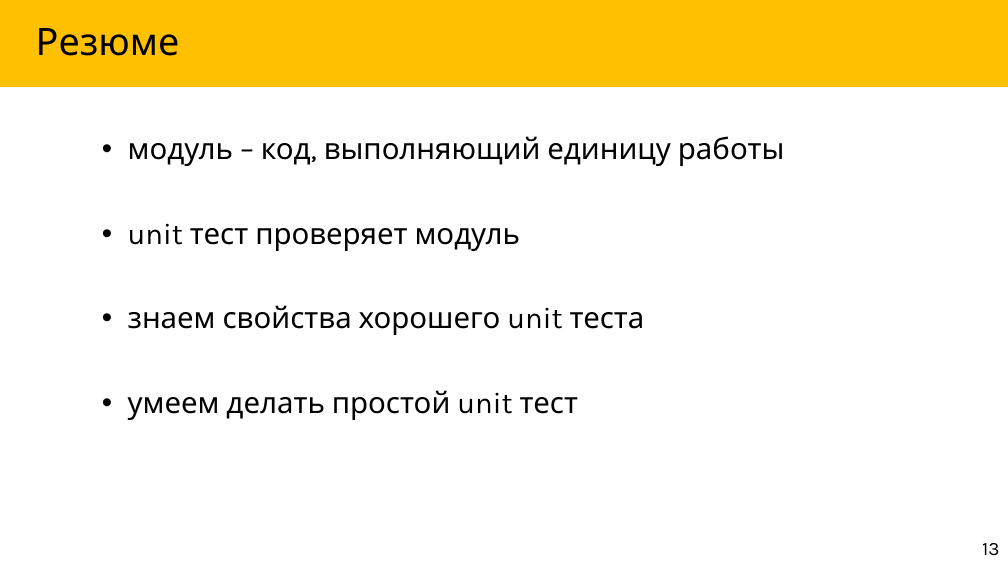
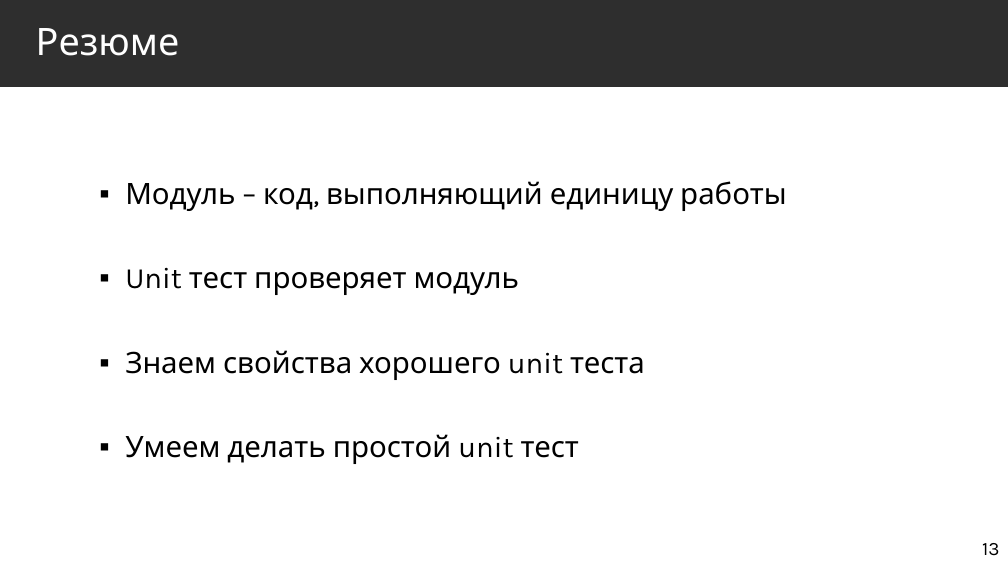
Before and after one commit to Markeli/BugsStrikesBack, a slide deck: slide 13 of docs/Markelow.UnitTests.pptx. Drawn at 1008x567 pixels with LibreOffice and Linux fonts; fonts in the diff are those of the drawing. Boxes give left, top, right and bottom in pixels: in the first picture for what was removed or moved away, otherwise in the second. Text is boxed around its words. In the diff, an @@ line names an element or a change of style, - is before the commit and + after.

Commit message:
Fixed theme and numeration in presentation

```diff
--- a/docs/Markelow.UnitTests.pptx
+++ b/docs/Markelow.UnitTests.pptx
@@ title "Резюме" at <box>0,0,1008,87</box>: text colour #000000 to #FFFFFF; fill #FFC000 to #2E2E2E @@
@@ text at <box>125,181,787,464</box>: text changed @@
-• модуль – код, выполняющий единицу работы
-• unit тест проверяет модуль
-• знаем свойства хорошего unit теста
-• умеем делать простой unit тест
+▪ Модуль – код, выполняющий единицу работы
+▪ Unit тест проверяет модуль
+▪ Знаем свойства хорошего unit теста
+▪ Умеем делать простой unit тест
```
Also in this commit, not shown: 45 other slides changed, 7 slides added, 8 slides removed.
